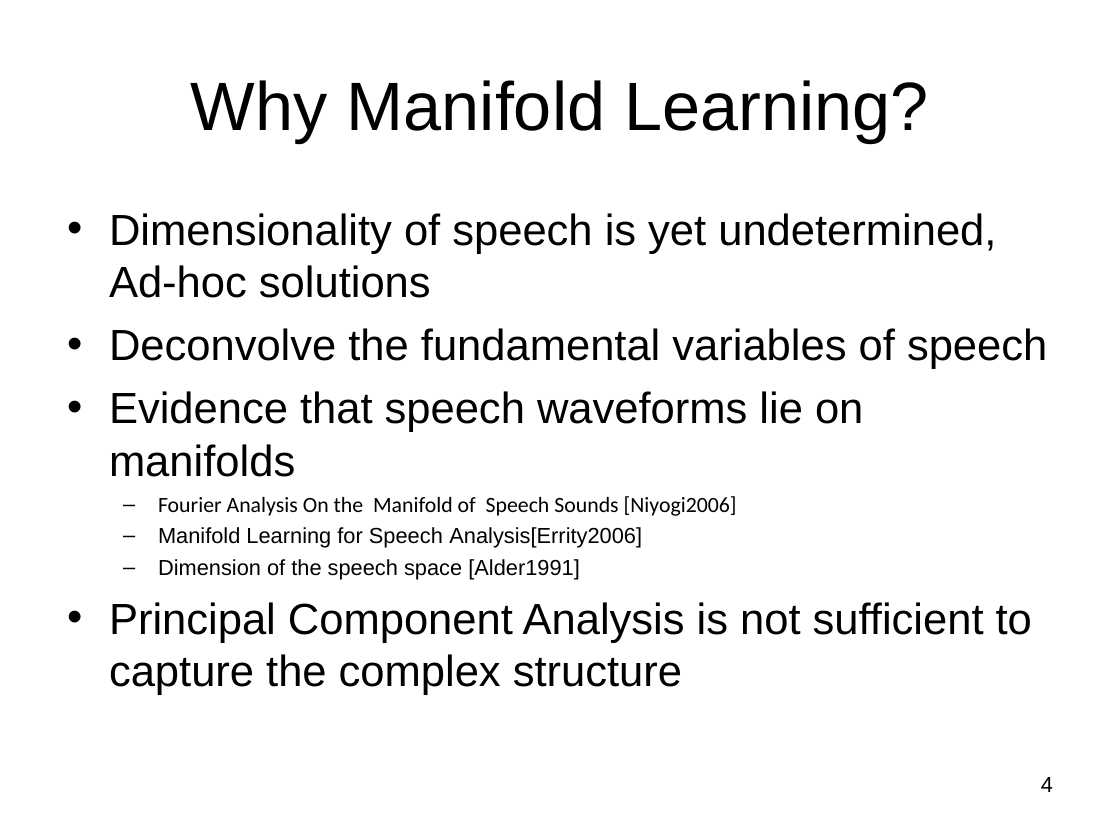
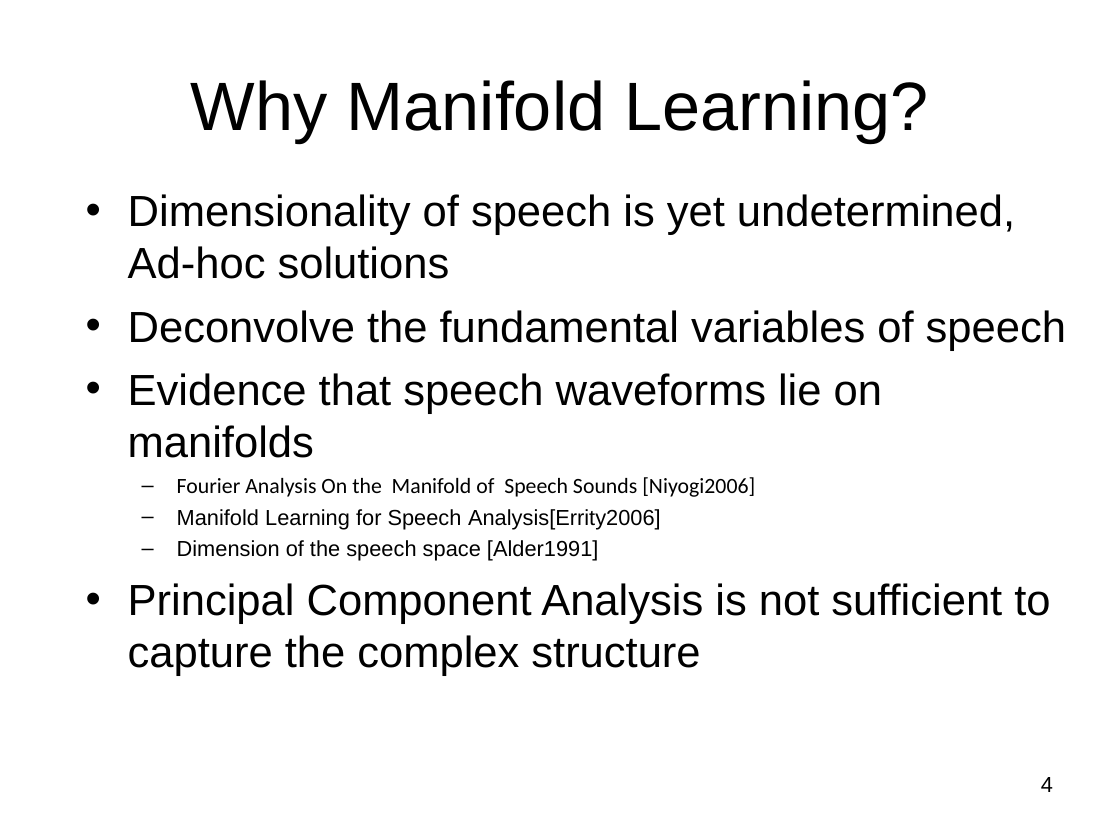
Before and after one commit to subailong/mlpack, a slide deck: slide 4 of fastlib/u/nvasil/docs/proposal/proposal.ppt. Drawn at 1120x840 pixels with LibreOffice and Linux fonts; fonts in the diff are those of the drawing. Boxes give left, top, right and bottom in pixels: in the first picture for what was removed or moved away, otherwise in the second. Text is boxed around its words. In the diff, an @@ line names an element or a change of style, - is before the commit and + after.

```diff
--- a/fastlib/u/nvasil/docs/proposal/proposal.ppt
+++ b/fastlib/u/nvasil/docs/proposal/proposal.ppt
@@ text "Dimensionality of speech is yet ...": place and size @@
-text "Dimensionality of speech is yet ..." at [109,213,1047,695]
+text "Dimensionality of speech is yet ..." at [128,194,1066,676]
```
Also in this commit, not shown: 3 other slides changed, 7 slides added, 4 slides removed, 2 other files.
